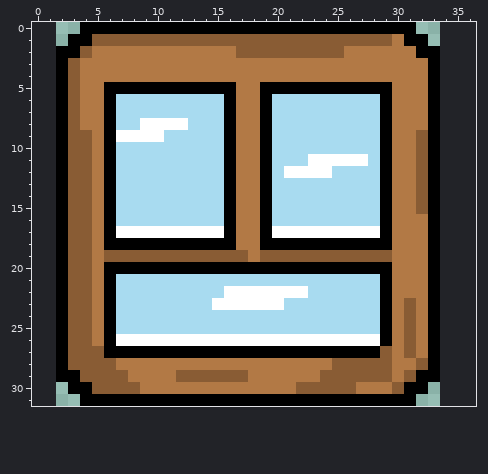
Pixel-art sprite -- sprites/spr_window_2/layers/aeabbee4-07ec-43e9-83b7-8981ea5a6b22/4d7173af-4c9c-40c0-bb7e-e628d76a3e67.png. That is the earlier state.
The file is 32x32 pixels. The old version is drawn lined up with the new one, on the new canvas.
After:
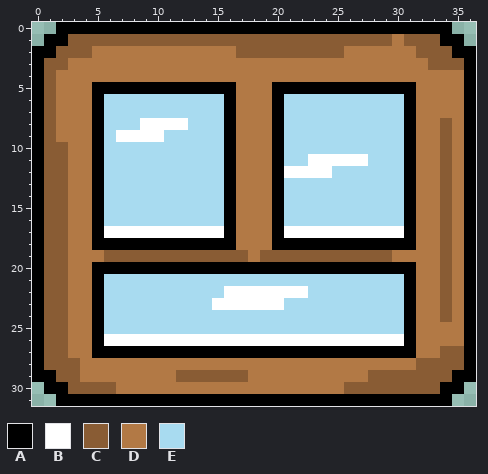
Palette (. is transparent): A #000000  B #ffffff  C #895c34  D #b27945  E #a8dbf0
Diff:
canvas 32x32 -> 37x32, the old top-left corner now at 2,0
The author put colour A in row 0 at x 2 to 3 and 32 to 34; in row 1 at x 1 to 2 and 34 to 35; in row 2 at x 0 to 1 and 35 to 36; in rows 3 to 28 at x 0 and 36; in row 29 at x 0 to 1 and 35 to 36; in row 30 at x 1 to 2 and 34 to 35.
The author put colour A in row 31 at x 2 to 3 and 32 to 34.
Colour B becomes colour A in row 17 at x 20.
Colour C becomes colour A in rows 23 to 26 at x 31; in row 27 at x 5, 29 and 31.
Colour D becomes colour A in row 5 at x 5 and 30 to 31; in rows 6 to 17 at x 5 and 31; in row 18 at x 5 and 30 to 31; in row 20 at x 5 and 30 to 31; in rows 21 to 22 at x 5 and 31; in rows 23 to 26 at x 5.
Colour D becomes colour A in row 27 at x 30.
Colour E becomes colour A in rows 6 to 16 at x 20.
Colour A becomes colour B in row 17 at x 6 and 29; in row 26 at x 6 and 29.
Colour D becomes colour B in row 17 at x 30; in row 26 at x 30.
The author put colour C in row 1 at x 33; in row 2 at x 34; in row 3 at x 1 and 34 to 35; in rows 4 to 7 at x 1; in rows 8 to 24 at x 1 and 34; in rows 25 to 26 at x 1.
The author put colour C in rows 27 to 28 at x 1 and 34 to 35; in row 29 at x 34; in row 30 at x 33.
Colour A becomes colour C in row 1 at x 3 to 4 and 31 to 32; in row 2 at x 2 to 3 and 32 to 33; in row 3 at x 2 and 33; in rows 10 to 27 at x 2; in row 28 at x 2 and 33; in row 29 at x 2 to 3 and 32 to 33.
Colour A becomes colour C in row 30 at x 3 to 4 and 31 to 32.
Colour D becomes colour C in row 29 at x 30; in row 30 at x 27 to 29.
The author put colour D in rows 4 to 7 at x 34 to 35; in rows 8 to 24 at x 35; in rows 25 to 26 at x 34 to 35.
Colour A becomes colour D in row 4 at x 2 and 33; in rows 5 to 9 at x 2, 19 and 33; in rows 10 to 18 at x 19 and 33; in rows 19 to 27 at x 33.
Colour C becomes colour D in rows 3 to 8 at x 3; in rows 9 to 15 at x 3 to 4 and 32; in rows 16 to 27 at x 3 to 4; in row 28 at x 4 to 6 and 25 to 29; in row 29 at x 4 to 7 and 24 to 27; in row 30 at x 7 to 8 and 22 to 25.
Colour A becomes colour E in rows 6 to 16 at x 6 and 29; in rows 21 to 25 at x 6 and 29.
Colour D becomes colour E in rows 6 to 16 at x 30; in rows 21 to 25 at x 30.
Where, in picture pixels (left, top, right, bottom), the same in both pictures:
changed: (32, 22, 140, 406)
changed: (296, 22, 476, 406)
changed: (260, 82, 284, 250)
